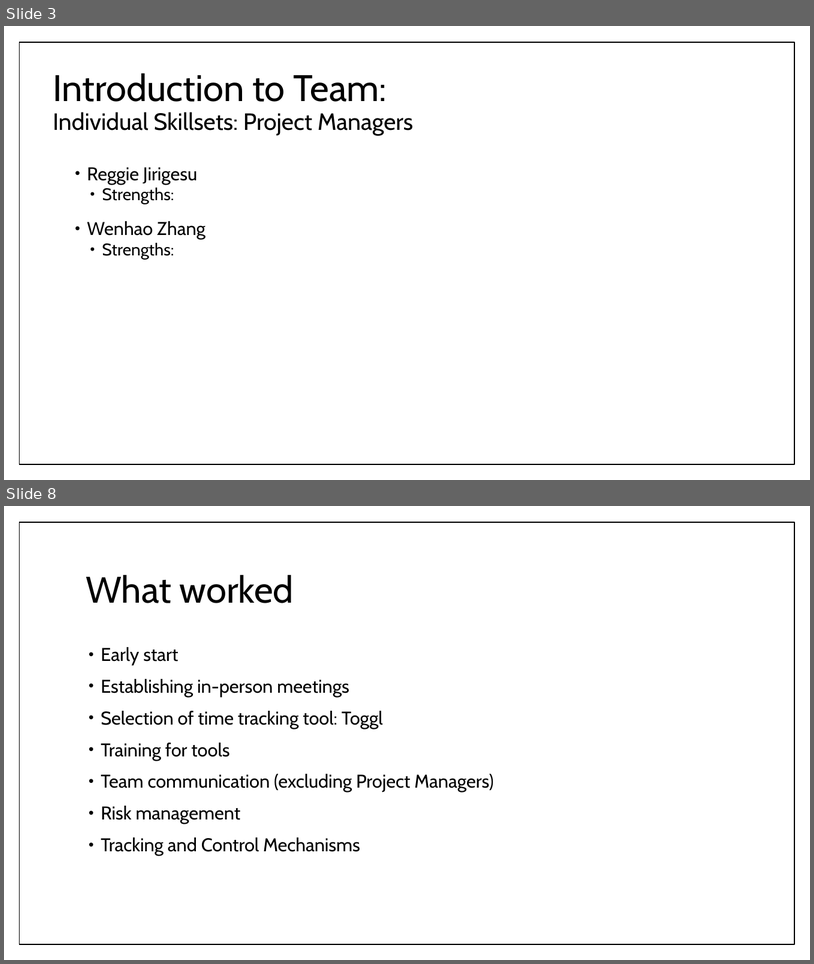
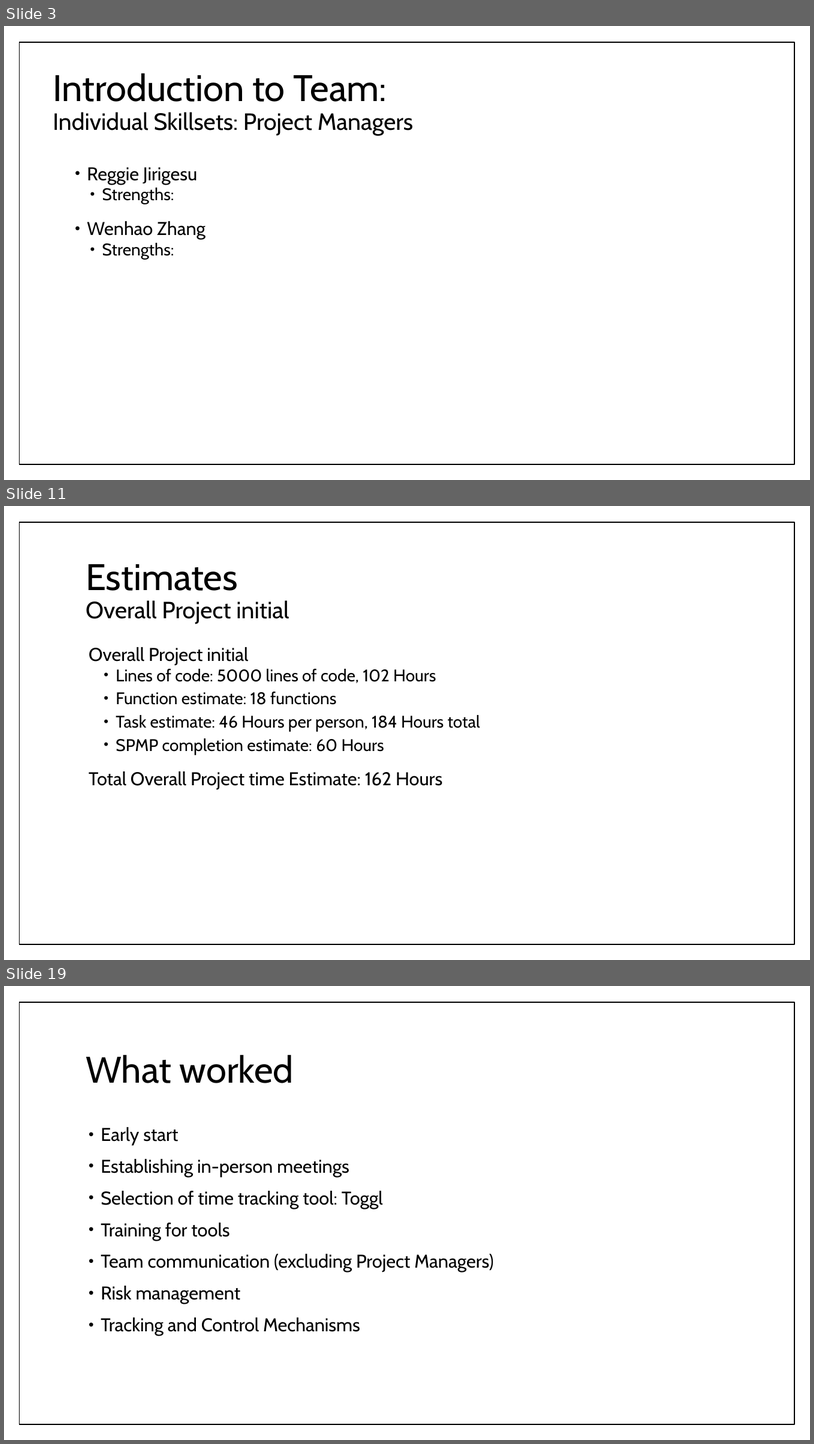
Before and after one commit to umdfeynman/umdfeynman, a slide deck: Work_In_Progress/CS/SPMP_Presentation.pptx. Shown one above the other, each under a label of ours: slides 3 and 8 before the commit, slides 3, 11 and 19 after it; the slides between them are not shown. The pictures are 814x964 and 814x1444 pixels, drawn with LibreOffice and Linux fonts; fonts in the diff are those of the drawing. Boxes give left, top, right and bottom in pixels: in the first picture for what was removed or moved away, otherwise in the second. Text is boxed around its words. In the diff, an @@ line names an element or a change of style, - is before the commit and + after.

Commit message:
SPMP_Presentation

```diff
--- a/Work_In_Progress/CS/SPMP_Presentation.pptx
+++ b/Work_In_Progress/CS/SPMP_Presentation.pptx
@@ slide 11 added at [4,506,810,960], background #FFFFFF; not listed: 1 template element that a slide beside it also shows @@
@@ title added at [86,564,289,624], 28 pt, text #000000 @@
+Estimates
+Overall Project initial
@@ text added at [89,647,480,789], 20 pt, text #000000 @@
+Overall Project initial
+  • Lines of code: 5000 lines of code, 102 Hours
+  • Function estimate: 18 functions
+  • Task estimate: 46 Hours per person, 184 Hours total
+  • SPMP completion estimate: 60 Hours
+Total Overall Project time Estimate: 162 Hours
@@ what was slide 8 is now slide 19 @@
```
Also in this commit, not shown: 10 slides changed, 6 other slides added, 1 slide removed.
